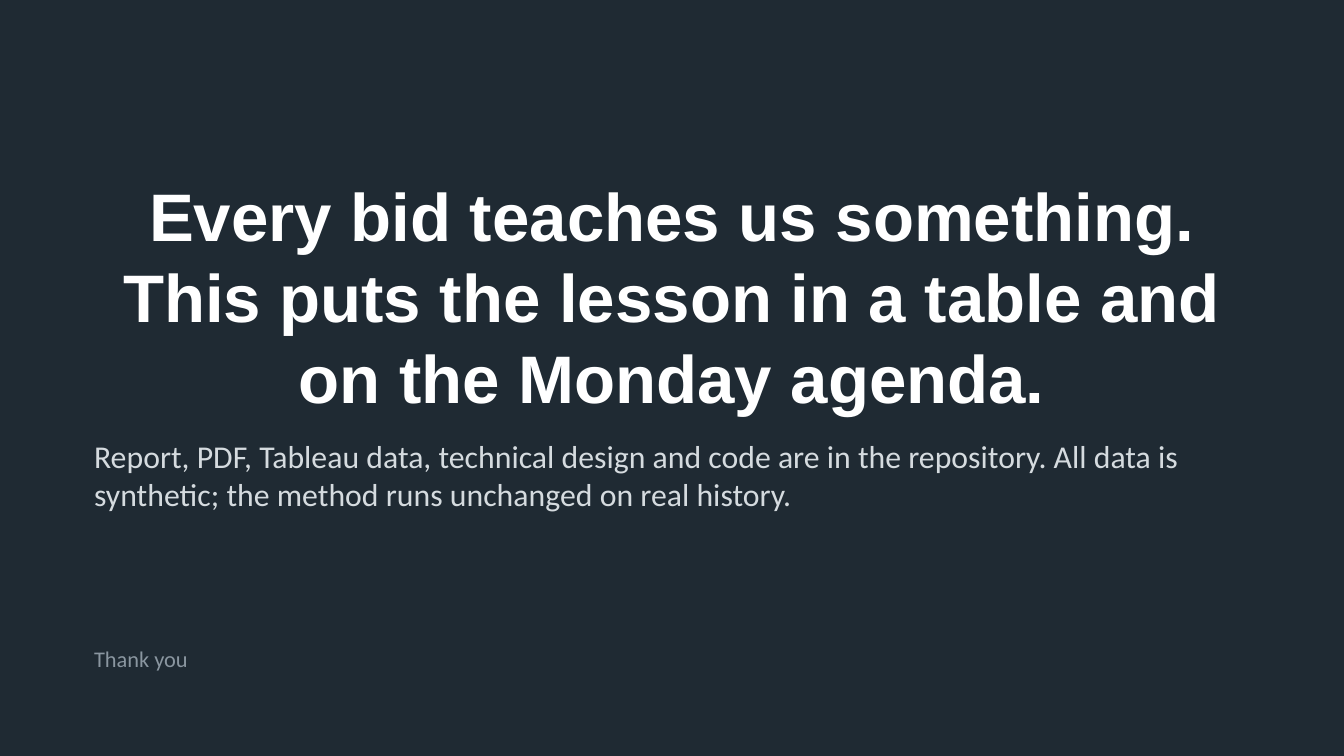
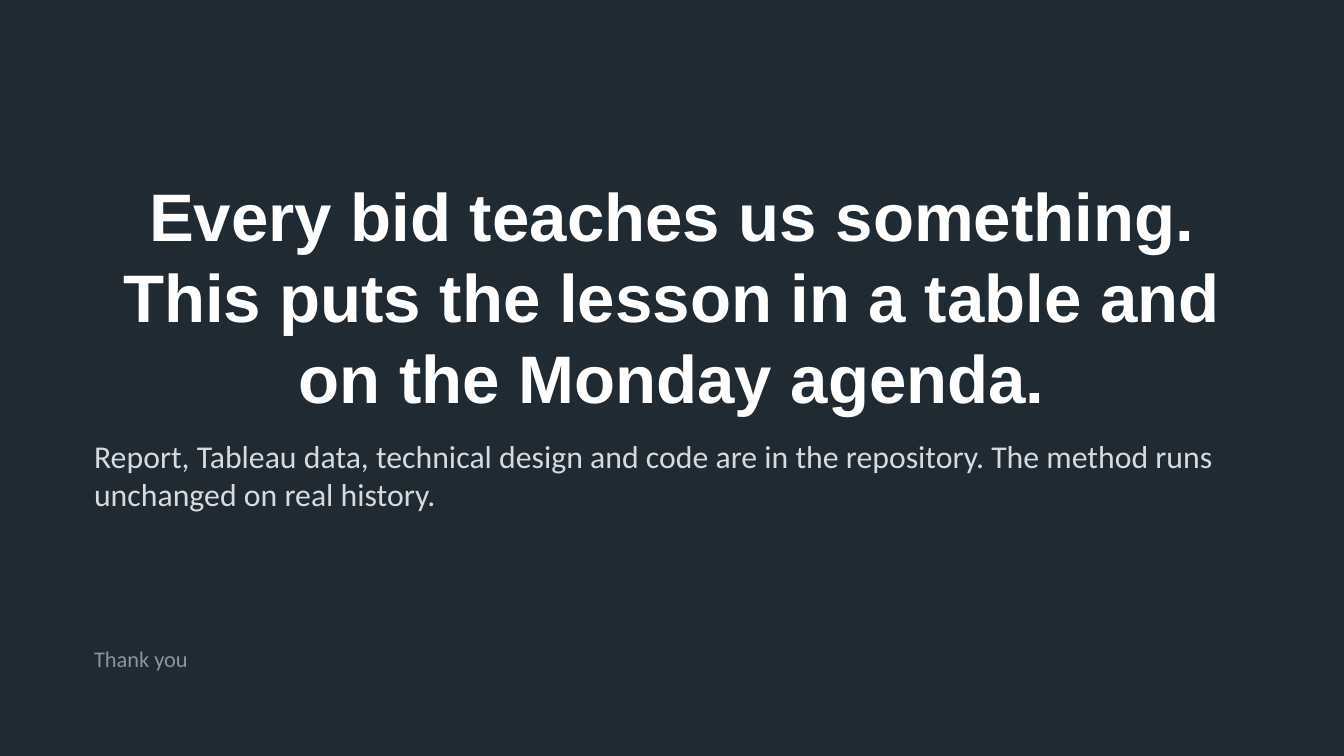
Before and after one commit to dpk-rdy/SupplyChainOps, a slide deck: slide 33 of weibee-steel/docs/Weibee_Bid_Intelligence_In_Depth.pptx. Drawn at 1344x756 pixels with LibreOffice and Linux fonts; fonts in the diff are those of the drawing. Boxes give left, top, right and bottom in pixels: in the first picture for what was removed or moved away, otherwise in the second. Text is boxed around its words. In the diff, an @@ line names an element or a change of style, - is before the commit and + after.

```diff
--- a/weibee-steel/docs/Weibee_Bid_Intelligence_In_Depth.pptx
+++ b/weibee-steel/docs/Weibee_Bid_Intelligence_In_Depth.pptx
@@ text at (94, 446, 1212, 512): text changed @@
-Report, PDF, Tableau data, technical design and code are in the repository. All data is synthetic; the method runs unchanged on real history.
+Report, Tableau data, technical design and code are in the repository. The method runs unchanged on real history.
```
Also in this commit, not shown: 28 other slides changed, 3 other files.
